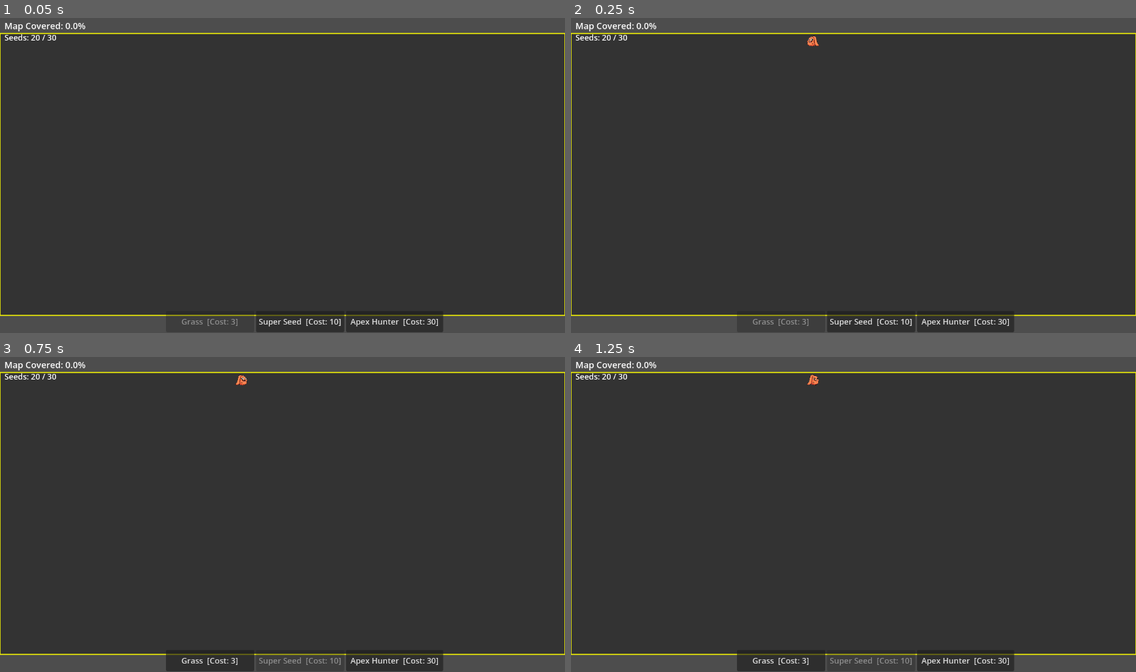
Above: before the commit, frames 1-4 (two rows, left to right).
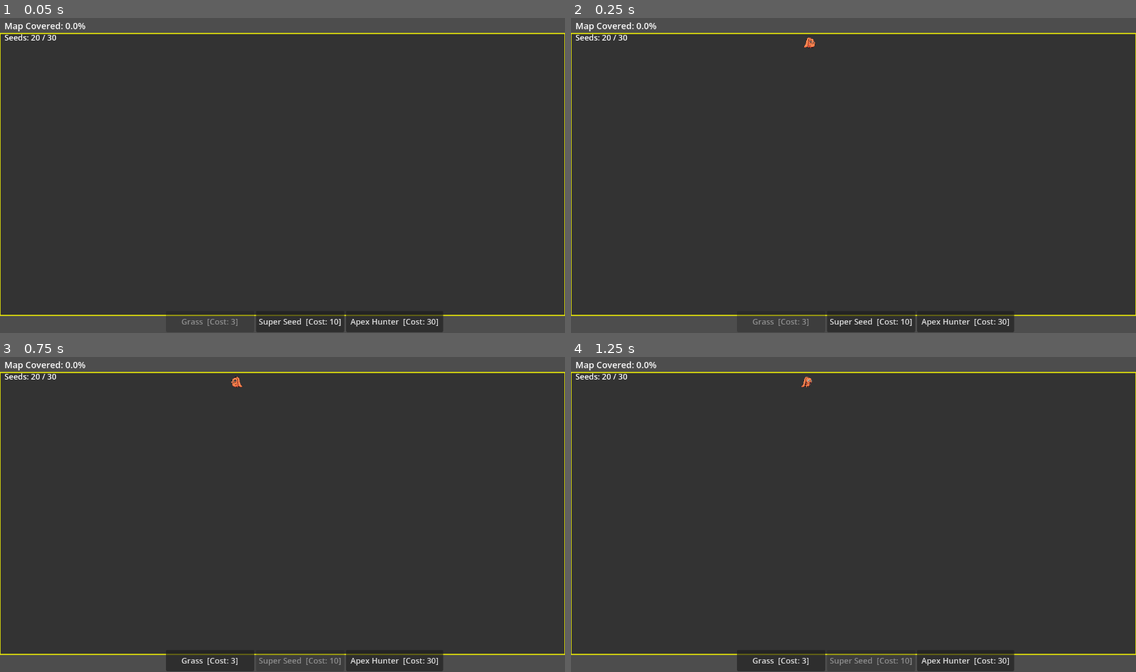
Above: after the commit, the same moments.

Repository: mamo1016/ecosystem-game
Game: Godot game, scene res://world.tscn
Same seed, same stepped clock (60 frames per second), same inputs: the game is played once before the commit and once after it.
Inputs:
- Up to frame 1 (0.05 s): no input
- Up to frame 2 (0.25 s): no input
- Up to frame 3 (0.75 s): click "Super Seed [Cost: 10]" at 0.5 s
- Up to frame 4 (1.25 s): no input

Frame 1 is identical in both runs. In frame 2, less than 0.1% of the frame differs, in the area x 41-44%, y 5-10%; in frame 3, less than 0.1%; in frame 4, less than 0.1%, in the area x 40-44%, y 5-10%.

Commit message:
Increase animal and hunter movement speed by 4x

Diff:
--- a/world.gd
+++ b/world.gd
@@ -438,124 +438,111 @@
 		if new_pos.x >= 0 and new_pos.y >= 0 and new_pos.x + 15 <= MAP_WIDTH and new_pos.y + 15 <= MAP_HEIGHT:
 			list.append({ "pos": new_pos, "stomach": 0, "hunger": 0, "eating": 0, "facing": d, "size": 15 })
 			return
-
 func run_predator_logic() -> void:
 	var alive = []
 	for p in predators:
 		if p.hunger >= STARVATION_LIMIT: continue
 
-		var move_timer = p.get("move_cooldown", 0)
-		if move_timer > 0:
-			p.move_cooldown = move_timer - 1
+		# 4x movement loop
+		for i in range(4):
+			var eaten_count = _eat_all_plants_in_rect(Rect2i(p.pos.x, p.pos.y, p.size, p.size))
+			if eaten_count > 0:
+				p.stomach += eaten_count
+				p.hunger = 0
+				var needed_food = p.size * 10
+				while p.stomach >= needed_food:
+					p.stomach -= needed_food
+					if p.size < 35:
+						p.size += 10
+						needed_food = p.size * 10
+					else:
+						_try_spawn_offspring(p.pos, alive, p.size)
+
+			var moved = false
+			var front_rect = Rect2i(p.pos.x, p.pos.y, p.size, p.size)
+			if p.facing == Vector2i(1, 0): front_rect = Rect2i(p.pos.x + p.size, p.pos.y, VISION_RANGE, p.size)
+			elif p.facing == Vector2i(-1, 0): front_rect = Rect2i(p.pos.x - VISION_RANGE, p.pos.y, VISION_RANGE, p.size)
+			elif p.facing == Vector2i(0, 1): front_rect = Rect2i(p.pos.x, p.pos.y + p.size, p.size, VISION_RANGE)
+			elif p.facing == Vector2i(0, -1): front_rect = Rect2i(p.pos.x, p.pos.y - VISION_RANGE, p.size, VISION_RANGE)
+
+			if _find_plant_in_rect(front_rect) != Vector2i(-1, -1):
+				if _try_move(p, p.facing): moved = true
+
+			if not moved:
+				var wander = DIRS.duplicate()
+				wander.shuffle()
+				for d in wander:
+					if _try_move(p, d):
+						p.facing = d
+						moved = true
+						break
+
 			p.hunger += 1
+			if p.hunger >= STARVATION_LIMIT: break
+
+		if p.hunger < STARVATION_LIMIT:
 			alive.append(p)
-			continue
-
-		var eaten_count = _eat_all_plants_in_rect(Rect2i(p.pos.x, p.pos.y, p.size, p.size))
-		if eaten_count > 0:
-			p.stomach += eaten_count
-			p.hunger = 0
-			var needed_food = p.size * 10
-			while p.stomach >= needed_food:
-				p.stomach -= needed_food
-				if p.size < 35:
-					p.size += 10
-					needed_food = p.size * 10
-				else:
-					_try_spawn_offspring(p.pos, alive, p.size)
-
-		var moved = false
-		var front_rect = Rect2i(p.pos.x, p.pos.y, p.size, p.size)
-		if p.facing == Vector2i(1, 0): front_rect = Rect2i(p.pos.x + p.size, p.pos.y, VISION_RANGE, p.size)
-		elif p.facing == Vector2i(-1, 0): front_rect = Rect2i(p.pos.x - VISION_RANGE, p.pos.y, VISION_RANGE, p.size)
-		elif p.facing == Vector2i(0, 1): front_rect = Rect2i(p.pos.x, p.pos.y + p.size, p.size, VISION_RANGE)
-		elif p.facing == Vector2i(0, -1): front_rect = Rect2i(p.pos.x, p.pos.y - VISION_RANGE, p.size, VISION_RANGE)
-
-		if _find_plant_in_rect(front_rect) != Vector2i(-1, -1):
-			if _try_move(p, p.facing): moved = true
-
-		if not moved:
-			var wander = DIRS.duplicate()
-			wander.shuffle()
-			for d in wander:
-				if _try_move(p, d):
-					p.facing = d
-					moved = true
-					break
-
-		if moved:
-			p.move_cooldown = 2
-
-		p.hunger += 1
-		alive.append(p)
 	predators = alive
-
 func run_apex_logic() -> void:
 	var alive = []
 	for a in apexes:
 		if a.hunger >= APEX_STARVATION: continue
 
-		var move_timer = a.get("move_cooldown", 0)
-		if move_timer > 0:
-			a.move_cooldown = move_timer - 1
+		# 4x movement loop
+		for i in range(4):
+			var my_rect = Rect2i(a.pos.x, a.pos.y, a.size, a.size)
+			for j in range(predators.size() - 1, -1, -1):
+				var p_rect = Rect2i(predators[j].pos.x, predators[j].pos.y, predators[j].size, predators[j].size)
+				if my_rect.intersects(p_rect):
+					predators.remove_at(j)
+					a.stomach += 1
+					a.hunger = 0
+					var needed_food = a.size
+					while a.stomach >= needed_food:
+						a.stomach -= needed_food
+						if a.size < 35:
+							a.size += 10
+							needed_food = a.size
+						else:
+							_try_spawn_offspring(a.pos, alive, a.size)
+					break
+
+			var view_rect = Rect2i(a.pos.x - APEX_SCAN_RANGE, a.pos.y - APEX_SCAN_RANGE, a.size + APEX_SCAN_RANGE * 2, a.size + APEX_SCAN_RANGE * 2)
+			var best_p = null
+			var best_dist = 9999
+			for p in predators:
+				var p_rect = Rect2i(p.pos.x, p.pos.y, p.size, p.size)
+				if view_rect.intersects(p_rect):
+					var dist = abs(p.pos.x - a.pos.x) + abs(p.pos.y - a.pos.y)
+					if dist < best_dist:
+						best_dist = dist
+						best_p = p
+
+			var moved = false
+			if best_p != null:
+				var diff = best_p.pos - a.pos
+				var step = Vector2i()
+				if abs(diff.x) >= abs(diff.y): step = Vector2i(signi(diff.x), 0)
+				else:                          step = Vector2i(0, signi(diff.y))
+
+				if _try_move(a, step):
+					a.facing = step
+					moved = true
+
+			if not moved:
+				var wander = DIRS.duplicate()
+				wander.shuffle()
+				for d in wander:
+					if _try_move(a, d):
+						a.facing = d
+						moved = true
+						break
+
 			a.hunger += 1
+			if a.hunger >= APEX_STARVATION: break
+
+		if a.hunger < APEX_STARVATION:
 			alive.append(a)
-			continue
-
-		var my_rect = Rect2i(a.pos.x, a.pos.y, a.size, a.size)
-		for i in range(predators.size() - 1, -1, -1):
-			var p_rect = Rect2i(predators[i].pos.x, predators[i].pos.y, predators[i].size, predators[i].size)
-			if my_rect.intersects(p_rect):
-				predators.remove_at(i)
-				a.stomach += 1
-				a.hunger = 0
-				var needed_food = a.size
-				while a.stomach >= needed_food:
-					a.stomach -= needed_food
-					if a.size < 35:
-						a.size += 10
-						needed_food = a.size
-					else:
-						_try_spawn_offspring(a.pos, alive, a.size)
-				break
-
-
-		var view_rect = Rect2i(a.pos.x - APEX_SCAN_RANGE, a.pos.y - APEX_SCAN_RANGE, a.size + APEX_SCAN_RANGE * 2, a.size + APEX_SCAN_RANGE * 2)
-		var best_p = null
-		var best_dist = 9999
-		for p in predators:
-			var p_rect = Rect2i(p.pos.x, p.pos.y, p.size, p.size)
-			if view_rect.intersects(p_rect):
-				var dist = abs(p.pos.x - a.pos.x) + abs(p.pos.y - a.pos.y)
-				if dist < best_dist:
-					best_dist = dist
-					best_p = p
-
-		var moved = false
-		if best_p != null:
-			var diff = best_p.pos - a.pos
-			var step = Vector2i()
-			if abs(diff.x) >= abs(diff.y): step = Vector2i(signi(diff.x), 0)
-			else:                          step = Vector2i(0, signi(diff.y))
-
-			if _try_move(a, step):
-				a.facing = step
-				moved = true
-
-		if not moved:
-			var wander = DIRS.duplicate()
-			wander.shuffle()
-			for d in wander:
-				if _try_move(a, d):
-					a.facing = d
-					moved = true
-					break
-
-		if moved:
-			a.move_cooldown = 2
-
-		a.hunger += 1
-		alive.append(a)
 	apexes = alive
 
 func update_ui() -> void:
Binary file changed: apex_spritesheet.png
Binary file changed: predator_spritesheet.png
